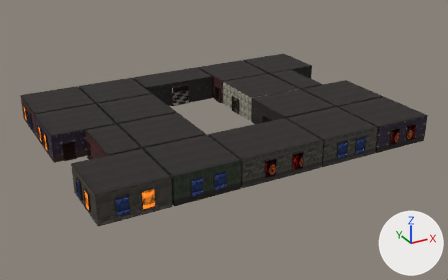
Renders of the glTF model manor_g.glb from each side of a commit.
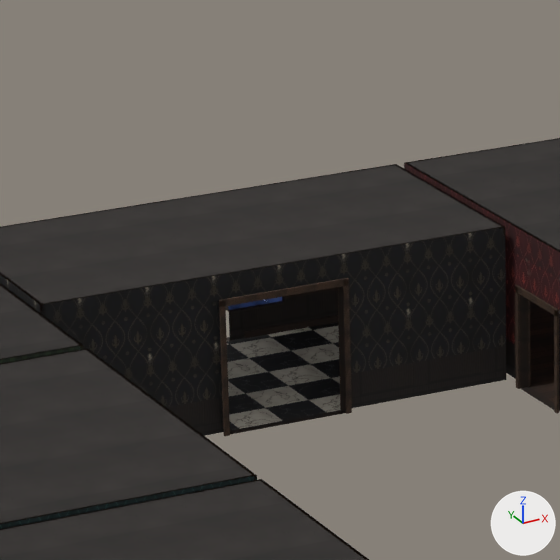
Each version appears first whole from a camera (50 mm lens) standing at (-53.0, -109.8, 49.6) and looking at (0.6, -12.4, 0.9), and next in a close-up on the part from 31% to 49% of the width and 16% to 44% of the height. The axes (+X, +Y, +Z) are drawn at lower right. The lights are the same throughout. The older version's two pictures come first. Vertices at exactly the same position are counted once.

The scene before the commit, as lines of its bpy script (objects in view):
```python
me_manor_g = bpy.data.meshes.new('manor_g')
me_manor_g.from_pydata(...)  # 5122 vertices, 6014 faces; spans x -32.2..32.2, y -34.2..14.2, z 2.4..7.5
me_manor_g.materials.append(mat_wainscot)
me_manor_g.materials.append(mat_wp_red)
me_manor_g.materials.append(mat_trim_in)
me_manor_g.materials.append(mat_trim_mid)
me_manor_g.materials.append(mat_floor_oak)
me_manor_g.materials.append(mat_plaster_dark)
me_manor_g.materials.append(mat_wood_dark2)
me_manor_g.materials.append(mat_wainscot_dark)
me_manor_g.materials.append(mat_wp_green)
me_manor_g.materials.append(mat_wp_purple)
me_manor_g.materials.append(mat_wp_teal)
me_manor_g.materials.append(mat_wp_gold)
me_manor_g.materials.append(mat_stone)
me_manor_g.materials.append(mat_plaster)
me_manor_g.materials.append(mat_tile_kitchen)
me_manor_g.materials.append(mat_wp_black)
me_manor_g.materials.append(mat_subway)
me_manor_g.materials.append(mat_floor_pine)
me_manor_g.materials.append(mat_stone_dark)
me_manor_g.materials.append(mat_flagstone)
me_manor_g.materials.append(mat_marble)
me_manor_g.materials.append(mat_glass_warm)
me_manor_g.materials.append(mat_glass_moon)
me_manor_g.materials.append(mat_stained)
ob_manor_g = bpy.data.objects.new('manor_g', me_manor_g)
ob_manor_g.location = (0.0, 0.0, 0.0)
```
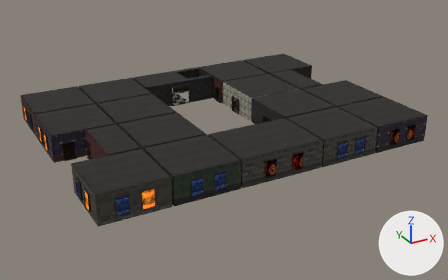
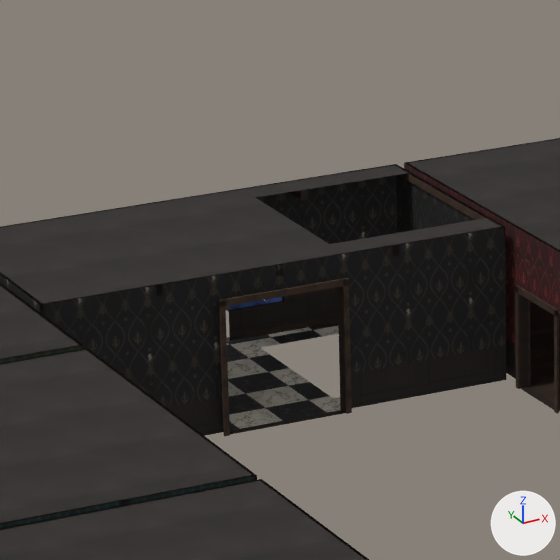
Scene script edits in JSON lines:
```json
{"block": "me_manor_g", "where": "# used by ob_manor_g; location = (0.0, 0.0, 0.0)"}
{"op": "remove", "block": "me_manor_g", "code": "me_manor_g.from_pydata(...)  # 5122 vertices, 6014 faces; spans x -32.2..32.2, y -34.2..14.2, z 2.4..7.5"}
{"op": "add", "block": "me_manor_g", "code": "me_manor_g.from_pydata(...)  # 5146 vertices, 6172 faces; spans x -32.2..32.2, y -34.2..14.2, z 2.4..7.5"}
{"block": "me_manor_g", "change": "me_manor_g part 1"}
{"block": "me_manor_g", "change": "12 faces are deleted"}
{"block": "me_manor_g", "change": "8 vertices are added at x 2.2..7.8, y 6.2..13.9, z 2.4..7.5"}
{"block": "me_manor_g", "change": "5 new vertices lie (0.0, -1.1, 0.0) away from vertices in x 2.2..4.1, y 13.9, z 7.2..7.5"}
{"block": "me_manor_g", "change": "6 new vertices lie (0.0, 1.0, 0.0) away from vertices in x 3.9..7.8, y 6.2, z 2.4..7.5"}
{"block": "me_manor_g", "change": "5 new vertices lie (-5.6, 0.0, 0.0) away from vertices in x 7.8, y 6.2..13.9, z 2.4..7.5"}
{"block": "me_manor_g", "change": "8 new faces join them, mat_plaster_dark"}
{"block": "me_manor_g", "change": "72 new faces join them, mat_wood_dark2"}
{"block": "me_manor_g", "change": "2 new faces join them, mat_wp_black"}
{"block": "me_manor_g", "change": "8 new faces join them, mat_marble"}
{"block": "me_manor_g", "change": "other edits to the shape of me_manor_g do not show in these pictures"}
```

Boxes (x1, y1, x2, y2) around the edits, measured in the close-ups (560 x 560 px):
```json
{"part": 1, "of": "me_manor_g", "change": "cut back", "before": [0, 165, 504, 430], "after": [0, 164, 503, 430]}
```
